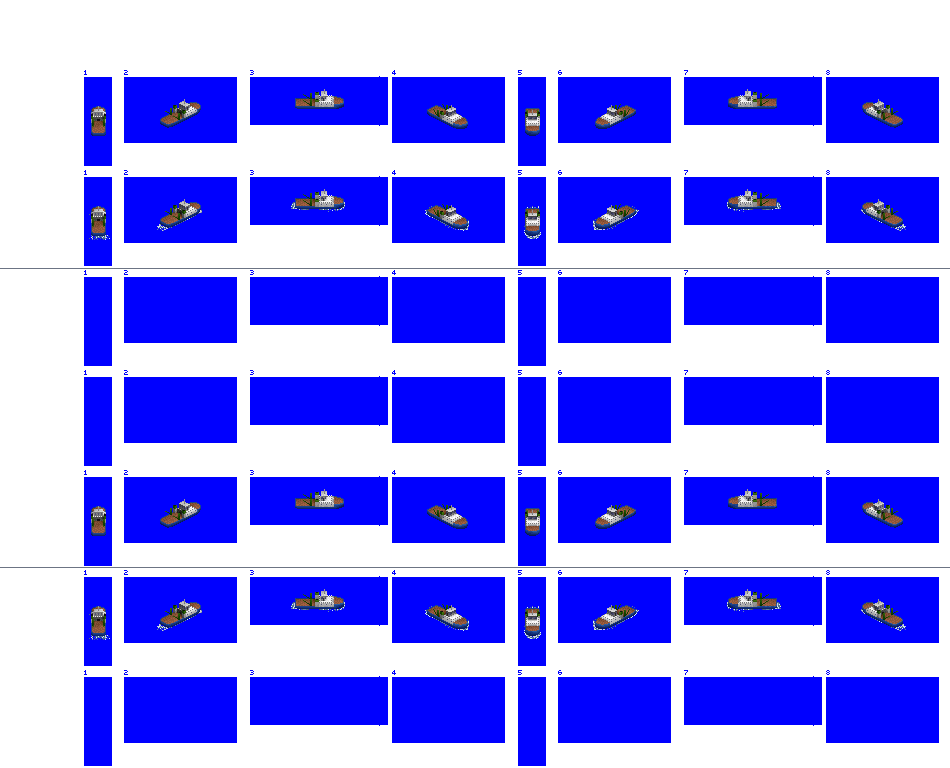
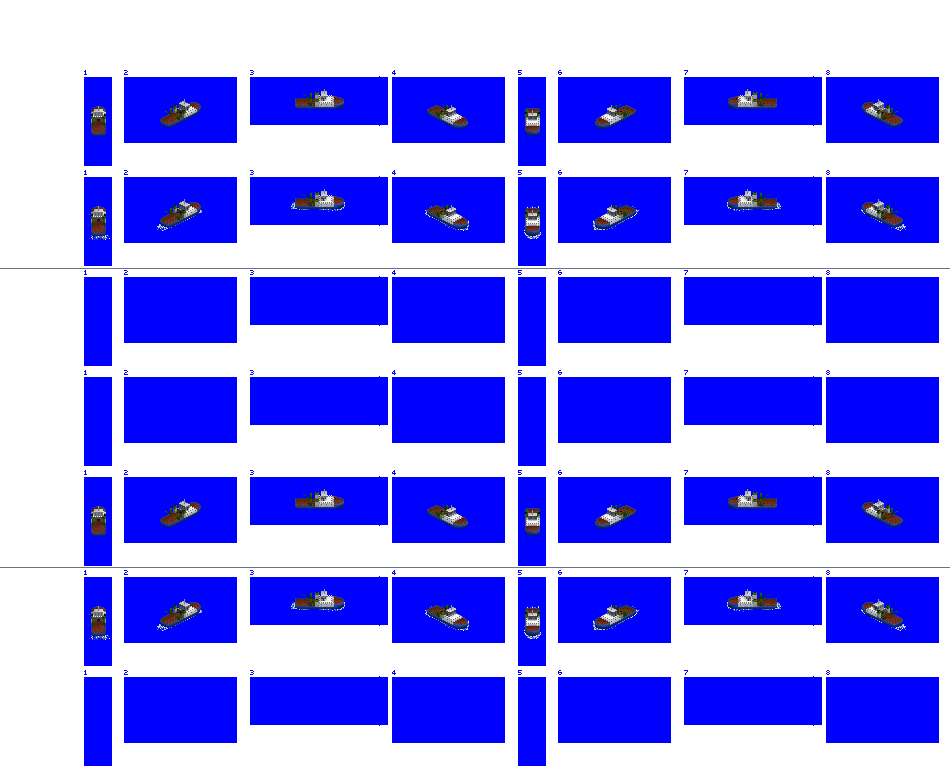
Layer changes from the first 950 × 768 image to the second:
painted on "utility tug" over (x1=92, y1=97, x2=902, y2=633)
